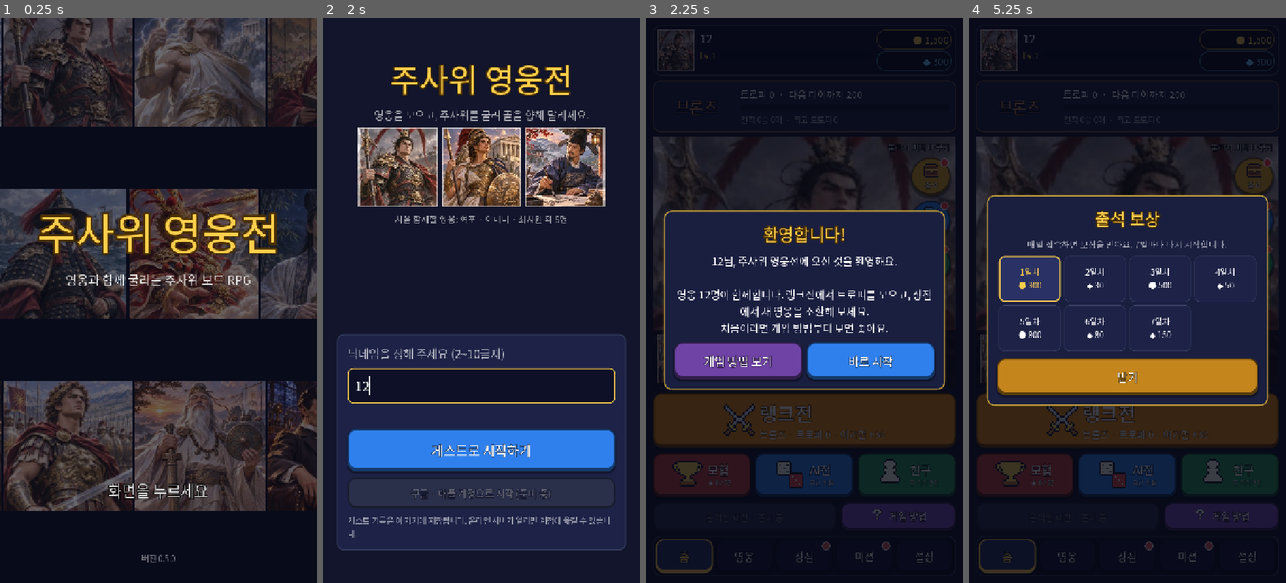
Above: before the commit, frames 1-4 (left to right).
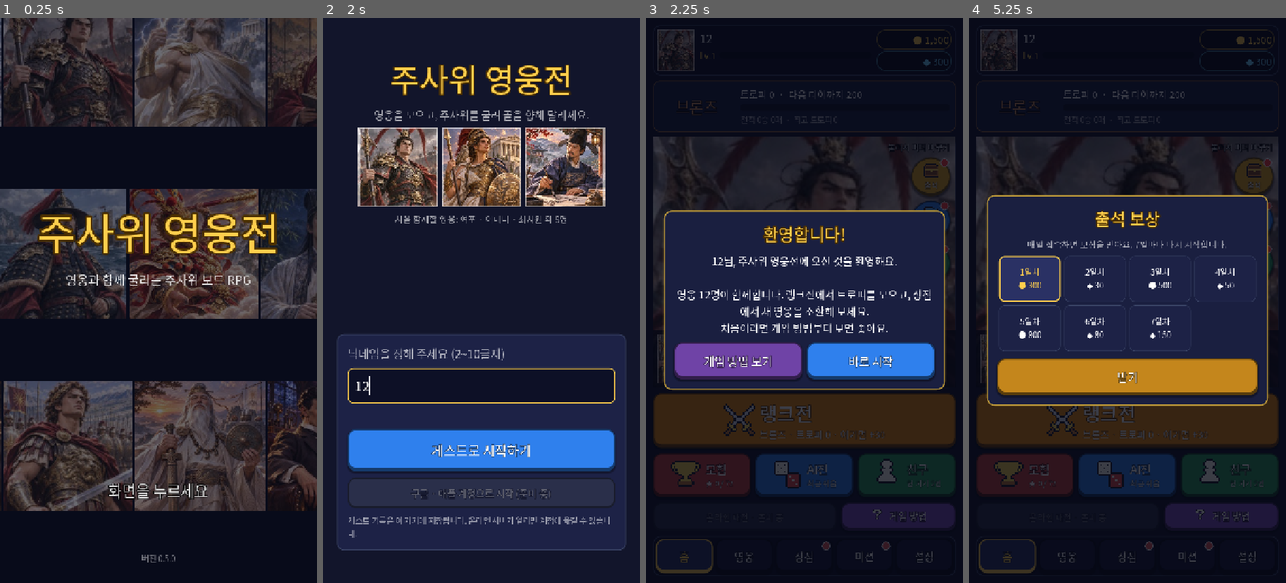
Above: after the commit, the same moments.

Repository: donto333/dice-heroes
Game: Godot game, scene res://scenes/main.tscn
The game is run twice, just before and just after one commit, with the same random seed, the same clock (stepped at 60 frames per second) and the same inputs.
Inputs (mouse positions are in pixels of both pictures, inside the frame that each line leads up to):
- Up to frame 1 (0.25 s): no input
- Up to frame 2 (2 s): move the mouse to (551, 272) at 0.52 s; click (551, 272) at 0.67 s; click (481, 385) at 1.27 s; type "12" at 1.35 s
- Up to frame 3 (2.25 s): click "게스트로 시작하기" at 2 s
- Up to frame 4 (5.25 s): click (1026, 475) at 2.75 s; click (1026, 475) at 3.5 s; click "게임 방법 보기" at 4.25 s; click "돌아가기" at 5 s

Frames 1-2 are identical in both runs. In frame 3, 0.6% of the frame differs, in the area x 7-93%, y 78-84%; in frame 4, 0.6%.

Commit message:
말이 한 칸씩 통통 튀며 이동, 남은 칸 수 표시, 알림 위치·작은 글씨 수정
- 보드: 포물선으로 뛰는 이동(그림자도 같이 변함), 말 위 노란 동그라미에 남은 칸 수
- 알림 글자를 화면 위쪽으로 옮겨 버튼을 가리지 않게, 금색 테두리
- 아이콘 버튼의 작은 설명 글씨를 키움

Co-Authored-By: Claude Fable 5.2 <noreply@anthropic.com>
Claude-Session: https://claude.ai/code/session_01JPWR7cTXQrxTawoDohtR95

Diff:
--- a/scripts/ui/board_view.gd
+++ b/scripts/ui/board_view.gd
@@ -4,7 +4,7 @@
 ## 말은 규칙 엔진이 보낸 "pos" 사건을 받아 한 칸씩 걸어간다.
 
 const TILE_GAP := 8.0
-const STEP_TIME := 0.09
+const STEP_TIME := 0.17
 const PAUSE_TIME := 0.35
 
 const TILE_COLORS := {
@@ -85,6 +85,9 @@
 ## 지금 차례인 말은 살짝 통통 튄다.
 var active_player := -1
 var _anim_time := 0.0
+## 통통 튀는 이동: 말마다 {"from": 칸 id, "t": 0~1}. 없으면 멈춰 있는 것.
+var _hops: Dictionary = {}
+const HOP_HEIGHT := 0.42
 
 
 func _ready() -> void:
@@ -125,6 +128,7 @@
 	_manual = false
 	_camera_ready = false
 	highlight = []
+	_hops = {}
 	shown_pos = [0, 0]
 	if game != null:
 		for index in game.players.size():
@@ -137,8 +141,18 @@
 	_queue.append_array(moves)
 
 
+## 이 말이 이어서 더 움직일 칸 수(지금 뛰는 칸 포함). 다른 말의 움직임이 끼어들면 거기까지만 센다.
+func _steps_left(player_index: int) -> int:
+	var count := 1 if _hops.has(player_index) else 0
+	for move in _queue:
+		if int(move["player"]) != player_index:
+			break
+		count += 1
+	return count if count > 1 else 0
+
+
 func is_busy() -> bool:
-	return not _queue.is_empty()
+	return not _queue.is_empty() or not _hops.is_empty()
 
 
 ## 카메라를 이 말에게 맞춘다(턴이 시작될 때 부른다).
@@ -152,12 +166,19 @@
 	_anim_time += delta
 	if active_player >= 0:
 		queue_redraw()
+	for player_index in _hops.keys():
+		var hop: Dictionary = _hops[player_index]
+		hop["t"] = float(hop["t"]) + delta / (STEP_TIME * 0.92)
+		if float(hop["t"]) >= 1.0:
+			_hops.erase(player_index)
+		queue_redraw()
 	if _queue.is_empty():
 		return
 	_timer -= delta
 	if _timer > 0.0:
 		return
 	var move: Dictionary = _queue.pop_front()
+	_hops[int(move["player"])] = {"from": int(shown_pos[int(move["player"])]), "t": 0.0}
 	shown_pos[int(move["player"])] = int(move["to"])
 	focus_player = int(move["player"])
 	_manual = false
@@ -326,6 +347,12 @@
 		if not game.nodes.has(id):
 			continue
 		var center := _center(id, layout)
+		var lift := 0.0
+		if _hops.has(player_index) and game.nodes.has(int(_hops[player_index]["from"])):
+			# 앞 칸에서 이 칸으로 포물선을 그리며 뛴다.
+			var t := clampf(float(_hops[player_index]["t"]), 0.0, 1.0)
+			center = _center(int(_hops[player_index]["from"]), layout).lerp(center, t)
+			lift = sin(t * PI) * cell * HOP_HEIGHT
 		center.x += (player_index * 2 - 1) * cell * 0.22
 		center.y += cell * 0.06
 		var pawn_size := cell * 0.62
@@ -336,9 +363,10 @@
 			var bob := 0.0
 			if player_index == active_player and _queue.is_empty():
 				bob = -abs(sin(_anim_time * 4.0)) * cell * 0.08
-			var piece_rect := Rect2(center - Vector2(piece, piece) / 2.0 + Vector2(0, bob - cell * 0.08), Vector2(piece, piece))
-			# 그림자
-			draw_circle(center + Vector2(0, piece * 0.42), piece * 0.32, Color(0, 0, 0, 0.35))
+			var piece_rect := Rect2(center - Vector2(piece, piece) / 2.0 + Vector2(0, bob - lift - cell * 0.08), Vector2(piece, piece))
+			# 그림자(높이 뛸수록 작고 옅게)
+			var shade := 1.0 - lift / (cell * HOP_HEIGHT) * 0.45 if lift > 0.0 else 1.0
+			draw_circle(center + Vector2(0, piece * 0.42), piece * 0.32 * shade, Color(0, 0, 0, 0.35 * shade))
 			var frame := StyleBoxFlat.new()
 			frame.bg_color = PLAYER_COLORS[player_index]
 			frame.set_corner_radius_all(int(piece * 0.18))
@@ -353,6 +381,15 @@
 			ring.set_border_width_all(3)
 			ring.set_corner_radius_all(int(piece * 0.18))
 			draw_style_box(ring, piece_rect.grow(4.0))
+			# 이동 중이면 남은 칸 수를 말 위에 보여 준다.
+			var left := _steps_left(player_index)
+			if left > 0:
+				var bubble_center := Vector2(piece_rect.get_center().x, piece_rect.position.y - cell * 0.2)
+				draw_circle(bubble_center, cell * 0.19, Color("ffcf4d"))
+				draw_arc(bubble_center, cell * 0.19, 0.0, TAU, 24, Color("4a2600"), 2.5)
+				var count_size := int(cell * 0.26)
+				draw_string(font, bubble_center + Vector2(-cell * 0.19, count_size * 0.36), str(left),
+					HORIZONTAL_ALIGNMENT_CENTER, cell * 0.38, count_size, Color("4a2600"))
 			continue
 		if _icons.has("pawn"):
 			draw_texture_rect(_icons["pawn"], pawn_rect, false, PLAYER_COLORS[player_index])
--- a/scripts/ui/kit.gd
+++ b/scripts/ui/kit.gd
@@ -221,7 +221,7 @@
 	main.mouse_filter = Control.MOUSE_FILTER_IGNORE
 	texts.add_child(main)
 	if sub != "":
-		var small := label(sub, maxi(14, int(font_size * 0.5)), Color(1, 1, 1, 0.9))
+		var small := label(sub, maxi(17, int(font_size * 0.5)), Color(1, 1, 1, 0.9))
 		small.add_theme_constant_override("outline_size", 4)
 		small.add_theme_color_override("font_outline_color", color.darkened(0.6))
 		small.mouse_filter = Control.MOUSE_FILTER_IGNORE
--- a/scripts/ui/toast.gd
+++ b/scripts/ui/toast.gd
@@ -13,6 +13,8 @@
 	var style := StyleBoxFlat.new()
 	style.bg_color = Color(0.05, 0.06, 0.14, 0.92)
 	style.set_corner_radius_all(14)
+	style.border_color = Color("ffcf4d")
+	style.set_border_width_all(2)
 	style.set_content_margin_all(16)
 	add_theme_stylebox_override("normal", style)
 
@@ -21,8 +23,8 @@
 	text = message
 	anchor_left = 0.08
 	anchor_right = 0.92
-	anchor_top = 0.78
-	anchor_bottom = 0.78
+	anchor_top = 0.115
+	anchor_bottom = 0.115
 	offset_top = 0
 	offset_bottom = 0
 	modulate.a = 0.0
